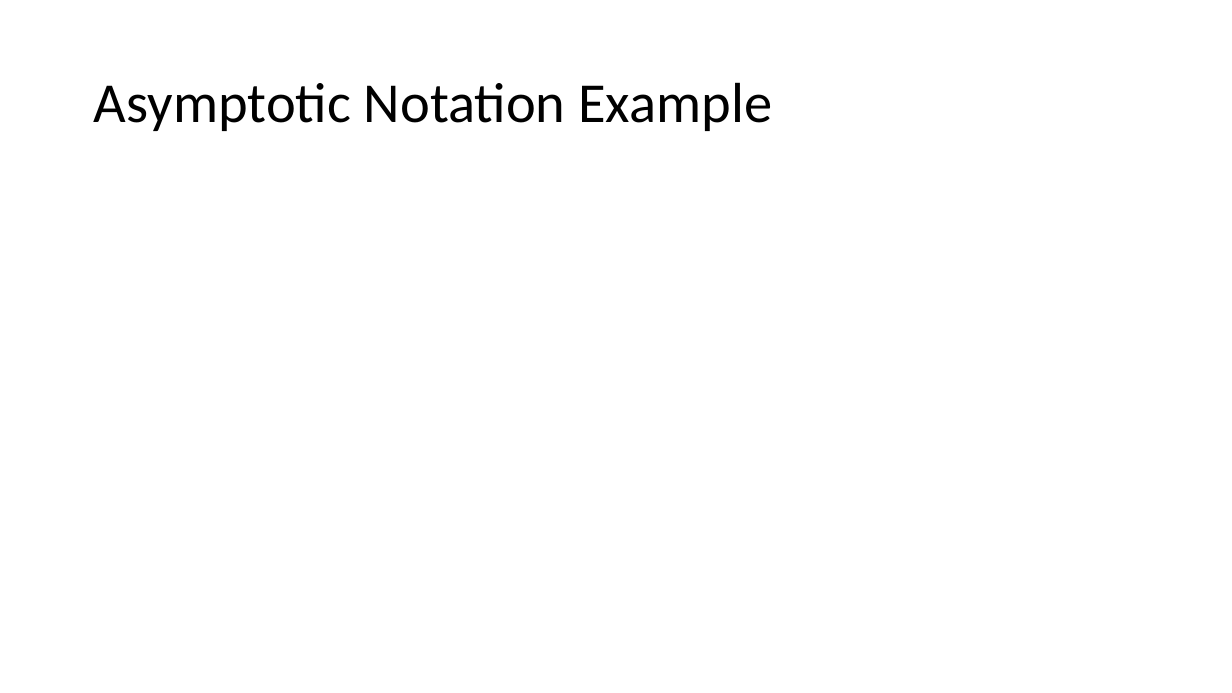
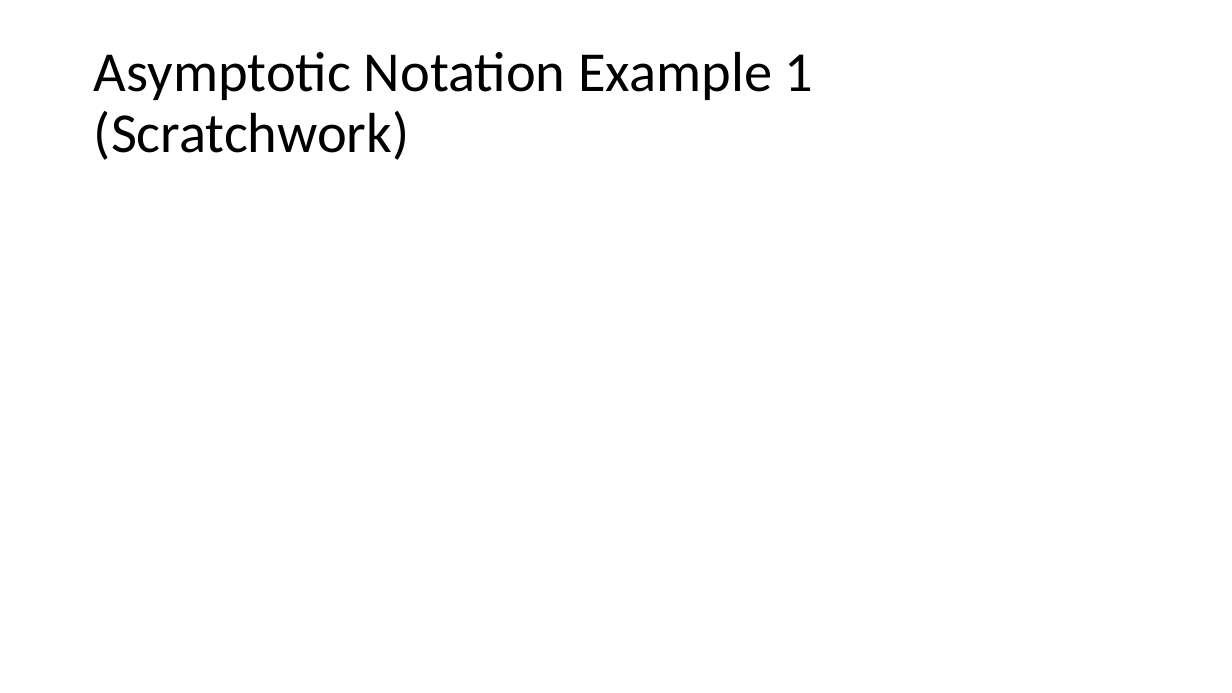
Before and after one commit to natebrunelle/cse332, a slide deck: slide 24 of demo_site/files/slides/lecture3_analysis2_inkb.pptx (slide 18 before the commit). Drawn at 1232x693 pixels with LibreOffice and Linux fonts; fonts in the diff are those of the drawing; grey boxes stand for pictures. Boxes give left, top, right and bottom in pixels: in the first picture for what was removed or moved away, otherwise in the second. Text is boxed around its words. In the diff, an @@ line names an element or a change of style, - is before the commit and + after.

```diff
--- a/demo_site/files/slides/lecture3_analysis2_inkb.pptx
+++ b/demo_site/files/slides/lecture3_analysis2_inkb.pptx
@@ title at (x1=94, y1=51, x2=814, y2=160): text changed @@
-Asymptotic Notation Example
+Asymptotic Notation Example 1 (Scratchwork)
```
Also in this commit, not shown: 17 other slides changed, 10 slides added, 5 other files.
